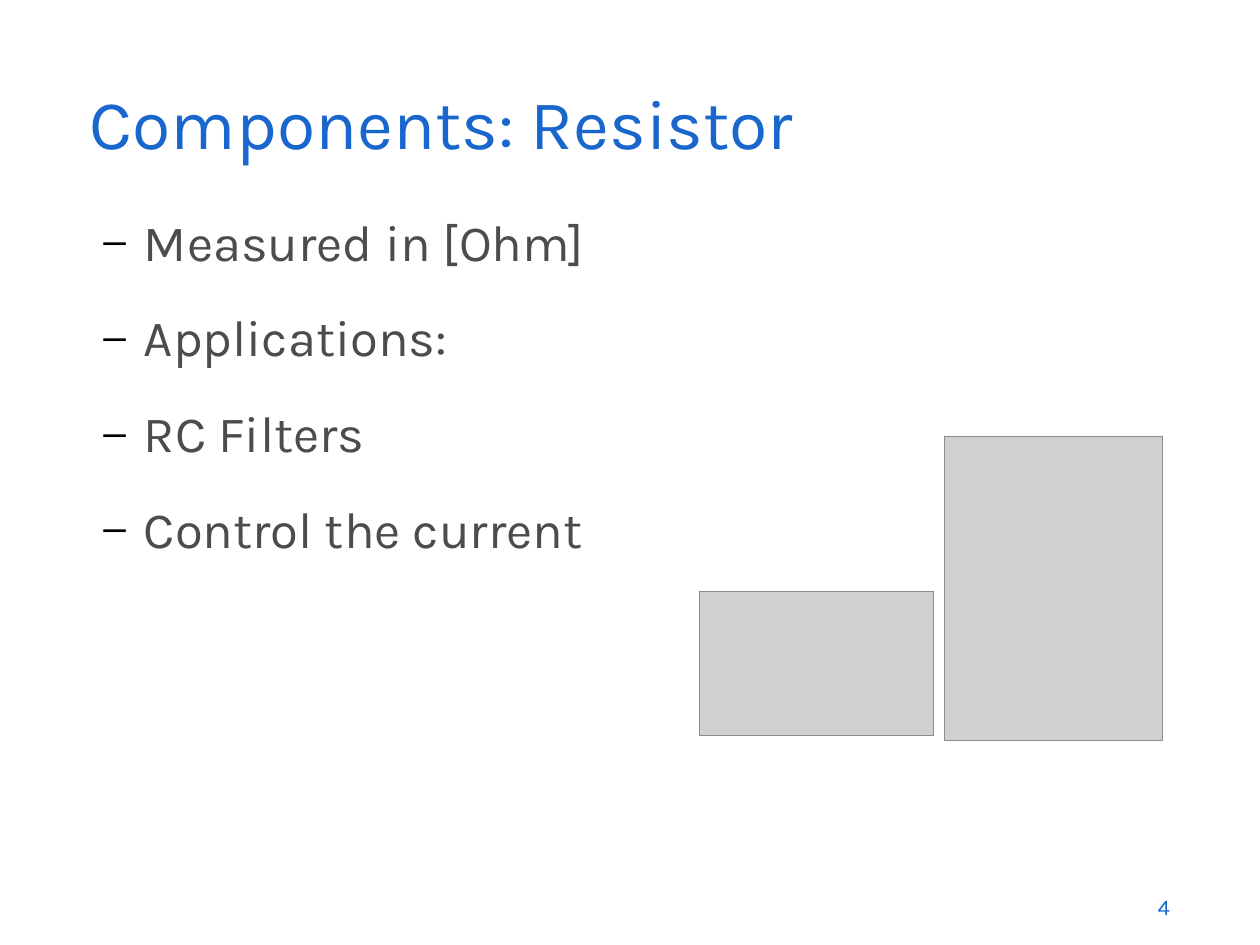
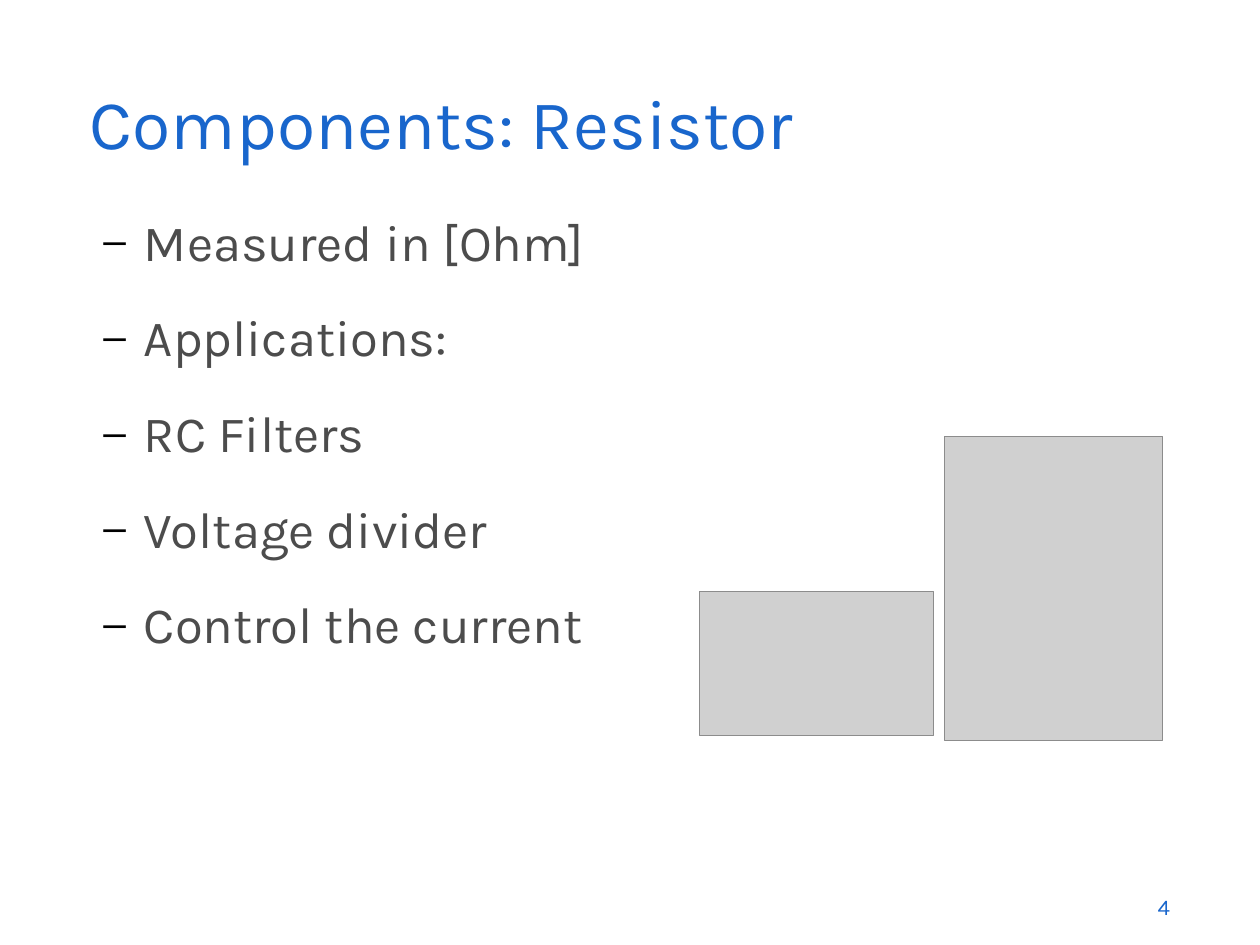
Before and after one commit to exclude-stm32course/Project-1, a slide deck: slide 4 of Docs/newest2.odp. Drawn at 1260x945 pixels with LibreOffice and Linux fonts; fonts in the diff are those of the drawing; grey boxes stand for pictures; background and template pictures are left out. Boxes give left, top, right and bottom in pixels: in the first picture for what was removed or moved away, otherwise in the second. Text is boxed around its words. In the diff, an @@ line names an element or a change of style, - is before the commit and + after.

```diff
--- a/Docs/newest2.odp
+++ b/Docs/newest2.odp
@@ text at [144, 513, 487, 560]: paragraph added @@
+– Voltage divider
```
Also in this commit, not shown: 2 other slides changed.
